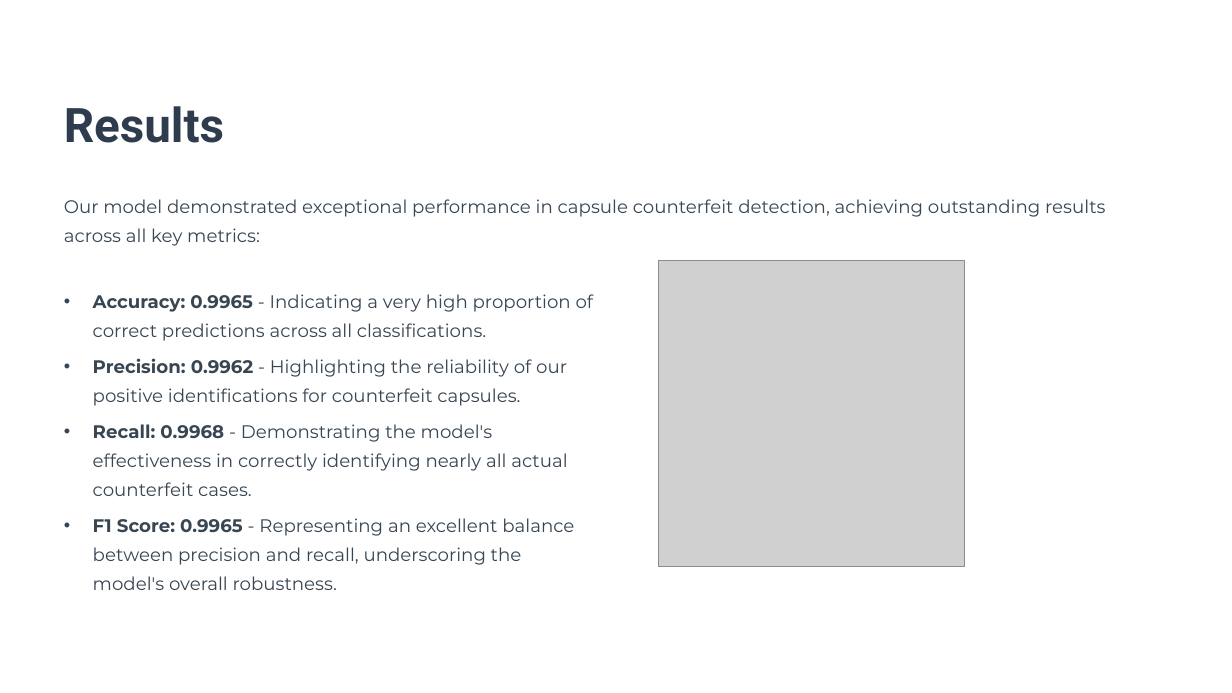
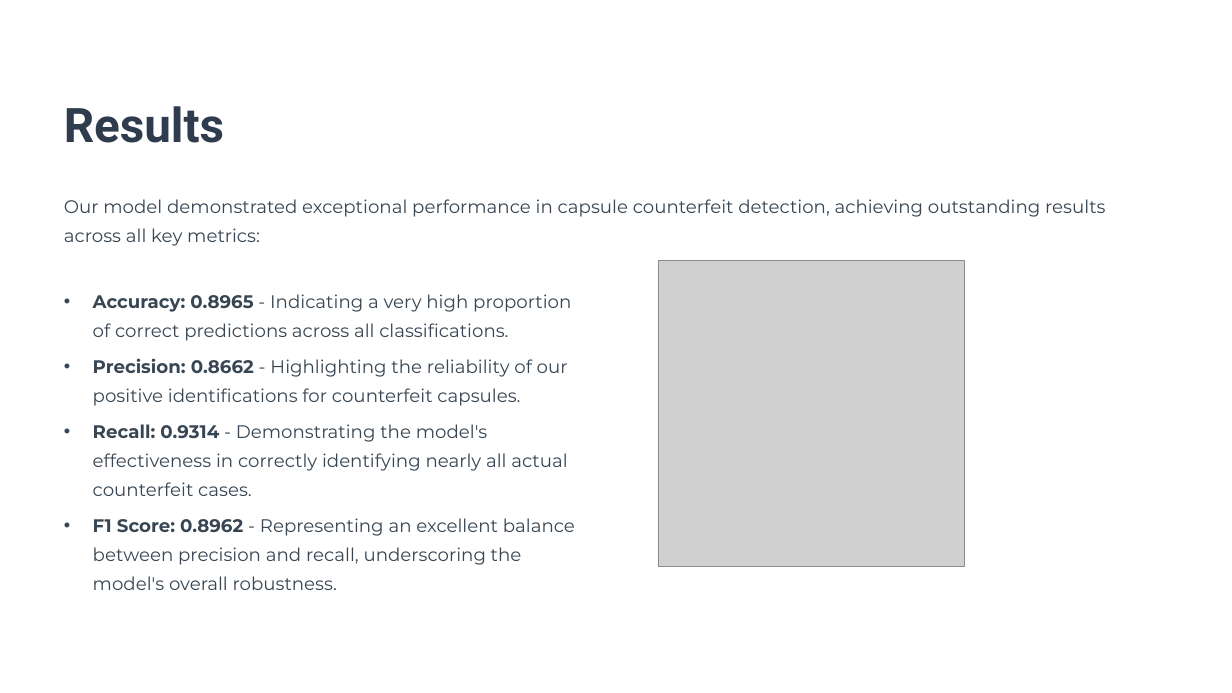
Before and after one commit to IamSadik/Counterfeit_Detection_Model, a slide deck: slide 9 of Capsule-Counterfeit-Detection-Using-Deep-Learning.pptx. Drawn at 1232x693 pixels with LibreOffice and Linux fonts; fonts in the diff are those of the drawing; grey boxes stand for pictures; background and template pictures are left out. Boxes give left, top, right and bottom in pixels: in the first picture for what was removed or moved away, otherwise in the second. Text is boxed around its words. In the diff, an @@ line names an element or a change of style, - is before the commit and + after.

Commit message:
Final Presentation Slide upload

```diff
--- a/Capsule-Counterfeit-Detection-Using-Deep-Learning.pptx
+++ b/Capsule-Counterfeit-Detection-Using-Deep-Learning.pptx
@@ text at [93, 294, 571, 341]: text changed @@
-• Accuracy: 0.9965 - Indicating a very high proportion of correct predictions across all classifications.
+• Accuracy: 0.8965 - Indicating a very high proportion of correct predictions across all classifications.
@@ text at [93, 358, 568, 406]: text changed @@
-• Precision: 0.9962 - Highlighting the reliability of our positive identifications for counterfeit capsules.
+• Precision: 0.8662 - Highlighting the reliability of our positive identifications for counterfeit capsules.
@@ text at [93, 424, 567, 496]: text changed @@
-• Recall: 0.9968 - Demonstrating the model's effectiveness in correctly identifying nearly all actual counterfeit cases.
+• Recall: 0.9314 - Demonstrating the model's effectiveness in correctly identifying nearly all actual counterfeit cases.
@@ text at [93, 518, 575, 590]: text changed @@
-• F1 Score: 0.9965 - Representing an excellent balance between precision and recall, underscoring the model's overall robustness.
+• F1 Score: 0.8962 - Representing an excellent balance between precision and recall, underscoring the model's overall robustness.
```
